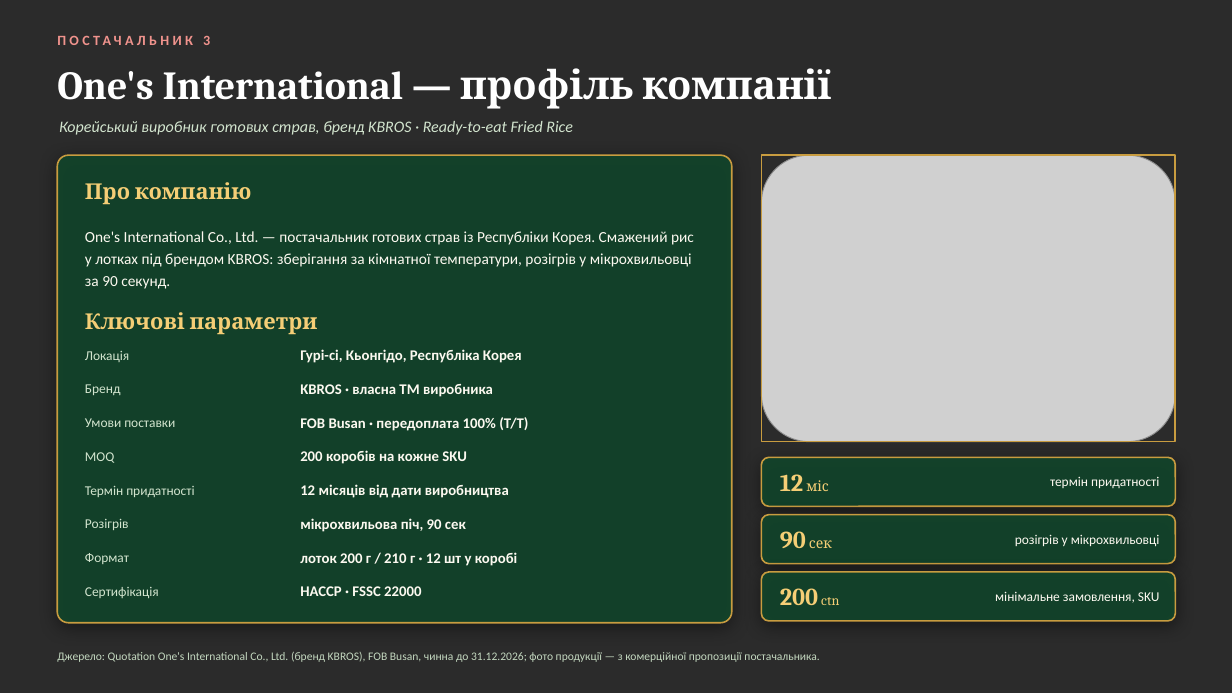
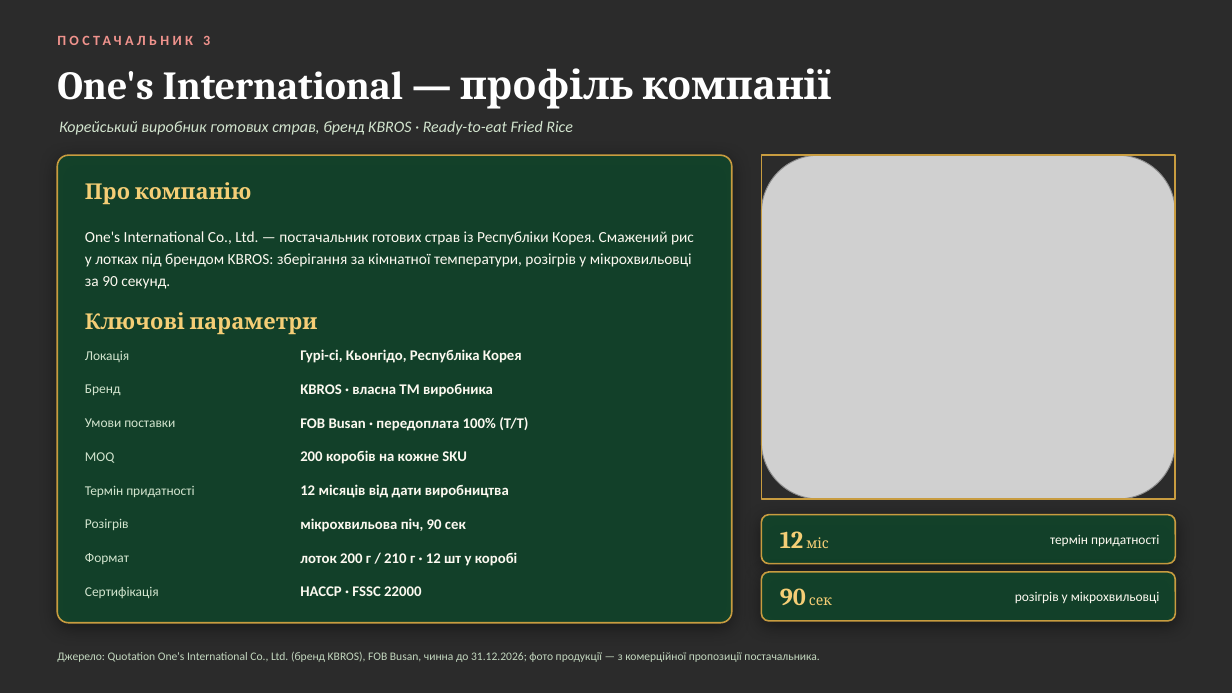
Before and after one commit to IllyaChaplygin/Chaplygin-Illya, a slide deck: slide 14 of RTE_Rice_Suppliers.pptx. Drawn at 1232x693 pixels with LibreOffice and Linux fonts; fonts in the diff are those of the drawing; grey boxes stand for pictures; background and template pictures are left out; a plain dark background stands for a picture behind light text. Boxes give left, top, right and bottom in pixels: in the first picture for what was removed or moved away, otherwise in the second. Text is boxed around its words. In the diff, an @@ line names an element or a change of style, - is before the commit and + after.

```diff
--- a/RTE_Rice_Suppliers.pptx
+++ b/RTE_Rice_Suppliers.pptx
@@ picture: place and size @@
-picture at [762, 155, 1176, 442]
+picture at [762, 155, 1176, 499]
@@ rectangle: place and size @@
-rectangle at [762, 155, 1176, 442]
+rectangle at [762, 155, 1176, 499]
@@ rounded rectangle removed at [762, 457, 1176, 506] @@
@@ text "12 міс": place and size @@
-text "12 міс" at [780, 474, 829, 491]
+text "12 міс" at [780, 531, 829, 548]
@@ text "термін придатності": place and size @@
-text "термін придатності" at [1050, 477, 1159, 488]
+text "термін придатності" at [1050, 535, 1159, 546]
@@ text "90 сек": place and size @@
-text "90 сек" at [780, 531, 832, 548]
+text "90 сек" at [780, 588, 832, 605]
@@ text removed at [780, 588, 839, 605] @@
-200 ctn
@@ text "розігрів у мікрохвильовці": place and size @@
-text "розігрів у мікрохвильовці" at [1015, 534, 1160, 547]
+text "розігрів у мікрохвильовці" at [1015, 591, 1160, 604]
@@ text removed at [995, 591, 1160, 603] @@
-мінімальне замовлення, SKU
```
